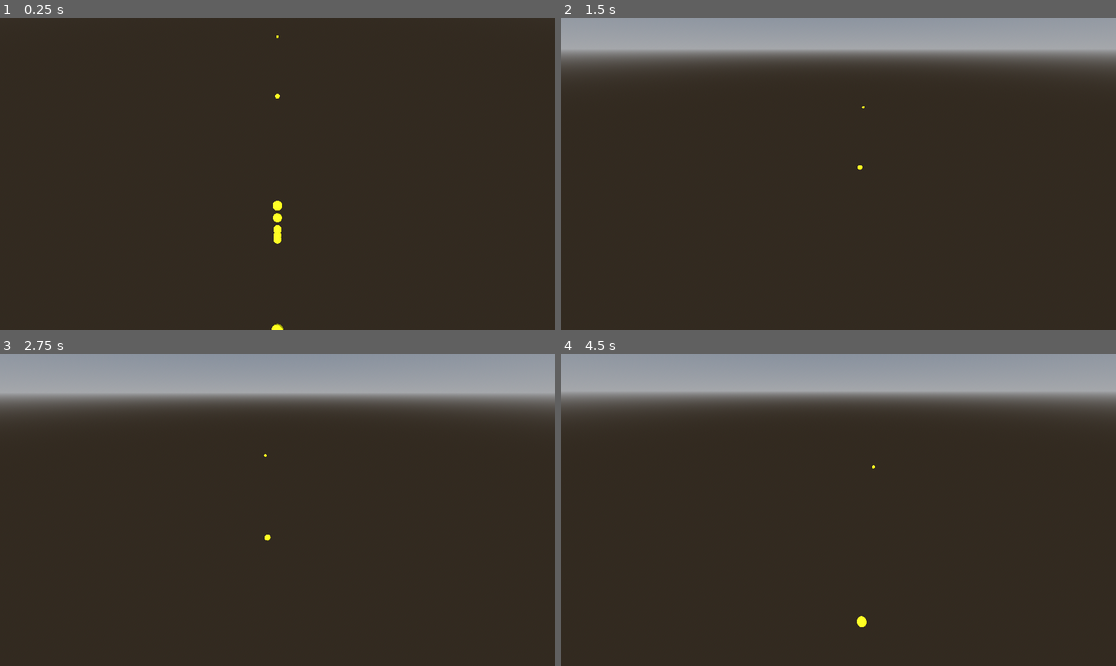
Above: before the commit, frames 1-4 (two rows, left to right).
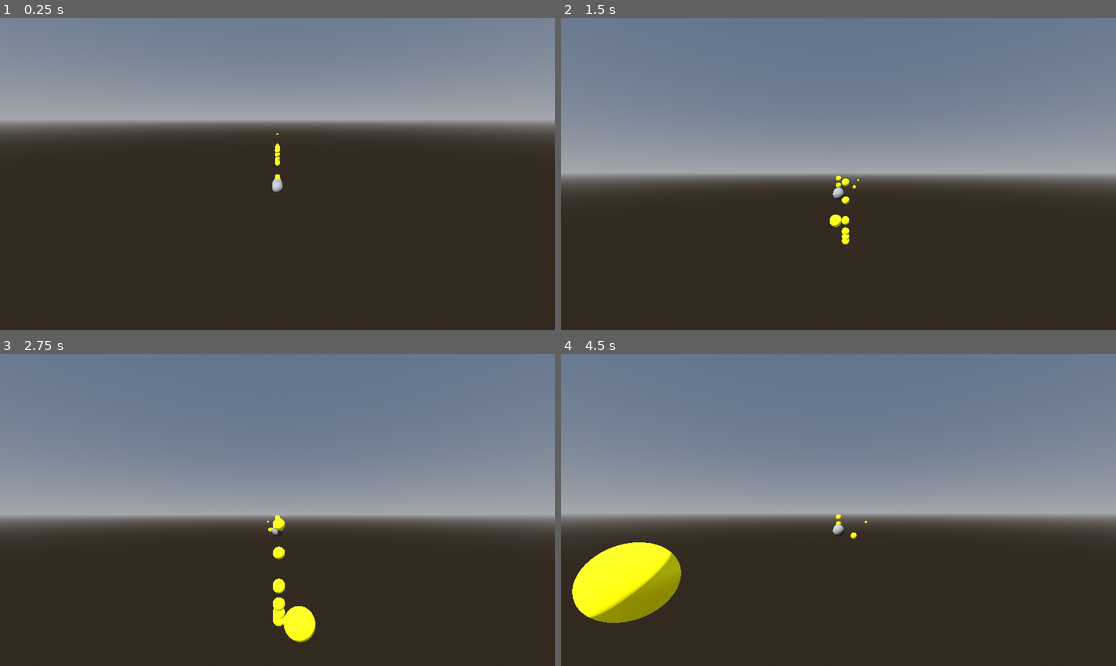
Above: after the commit, the same moments.

Repository: weaponx69/sky-runner
Game: Godot game, scene res://scenes/MainGame.tscn
Same seed, same stepped clock (60 frames per second), same inputs: the game is played once before the commit and once after it.
Inputs (mouse positions are in pixels of both pictures, inside the frame that each line leads up to):
- Up to frame 1 (0.25 s): no input
- Up to frame 2 (1.5 s): tap Enter at 0.5, 0.6, 1.35 s; move the mouse to (866, 174) at 0.52 s; move the mouse to (810, 174) at 1.27 s
- Up to frame 3 (2.75 s): move the mouse to (288, 503) at 2.02 s; tap Enter at 2.1 s
- Up to frame 4 (4.5 s): move the mouse to (832, 516) at 2.77 s; tap Enter at 2.85, 3.6, 4.35 s; move the mouse to (877, 513) at 3.52 s; move the mouse to (794, 506) at 4.27 s

The runs differ from the first frame. In frame 1, 38% of the frame differs, in the area x 0-100%, y 0-100%; in frame 2, 54%; in frame 3, 57%; in frame 4, 59%, in the area x 0-100%, y 0-88%.

Commit message:
Fixed the orbs and movement

Diff:
--- a/scenes/Angel.tscn
+++ b/scenes/Angel.tscn
@@ -9,21 +9,22 @@
 [sub_resource type="CapsuleShape3D" id="CapsuleShape3D_tlrrg"]
 
 [node name="Angel" type="CharacterBody3D"]
-transform = Transform3D(1, 0, 0, 0, -4.37114e-08, 1, 0, -1, -4.37114e-08, 0, 0, 0)
 script = ExtResource("1_cqiqw")
 
 [node name="PlayerMesh" type="MeshInstance3D" parent="."]
+transform = Transform3D(1, 0, 0, 0, -4.37114e-08, -1, 0, 1, -4.37114e-08, 0, 0, 0)
 mesh = SubResource("CapsuleMesh_tlrrg")
 
 [node name="PlayerCollision" type="CollisionShape3D" parent="."]
+transform = Transform3D(1, 0, 0, 0, -4.37114e-08, -1, 0, 1, -4.37114e-08, 0, 0, 0)
 shape = SubResource("CapsuleShape3D_tlrrg")
 
 [node name="SpringArm3D" type="SpringArm3D" parent="."]
-transform = Transform3D(1, 0, 0, 0, 1, 0, 0, 0, 1, 0, -4.64043, 1.1987)
+transform = Transform3D(1, 0, 0, 0, 0.965926, 0.258819, 0, -0.258819, 0.965926, 0, 1.8, 2.5)
 spring_length = 16.0
 
 [node name="Camera3D" type="Camera3D" parent="SpringArm3D"]
-transform = Transform3D(1, 0, 0, 0, 0.519072, -0.854731, 0, 0.854731, 0.519072, 0, -1.12435, 1.3902)
+transform = Transform3D(1, 0, 0, 0, 1, 0, 0, 0, 1, 0, 0, 0)
 current = true
 
 [node name="OrbGenerator" type="Node3D" parent="."]
--- a/scenes/MainGame.tscn
+++ b/scenes/MainGame.tscn
@@ -26,7 +26,7 @@
 environment = SubResource("Environment_hat22")
 
 [node name="Angel" parent="." instance=ExtResource("1_xej52")]
-transform = Transform3D(1, 0, 0, 0, -4.37114e-08, 1, 0, -1, -4.37114e-08, 0, 2, 0)
+transform = Transform3D(1, 0, 0, 0, 1, 0, 0, 0, 1, 0, 2, 0)
 
 [node name="Orb1" parent="." instance=ExtResource("2_p73vr")]
 transform = Transform3D(1, 0, 0, 0, 1, 0, 0, 0, 1, 0, 0, -10)
